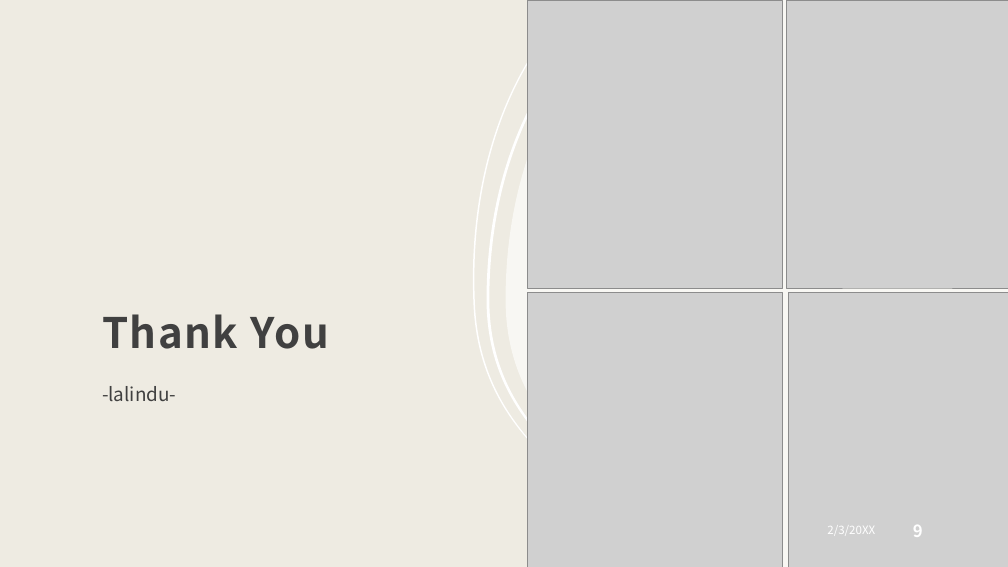
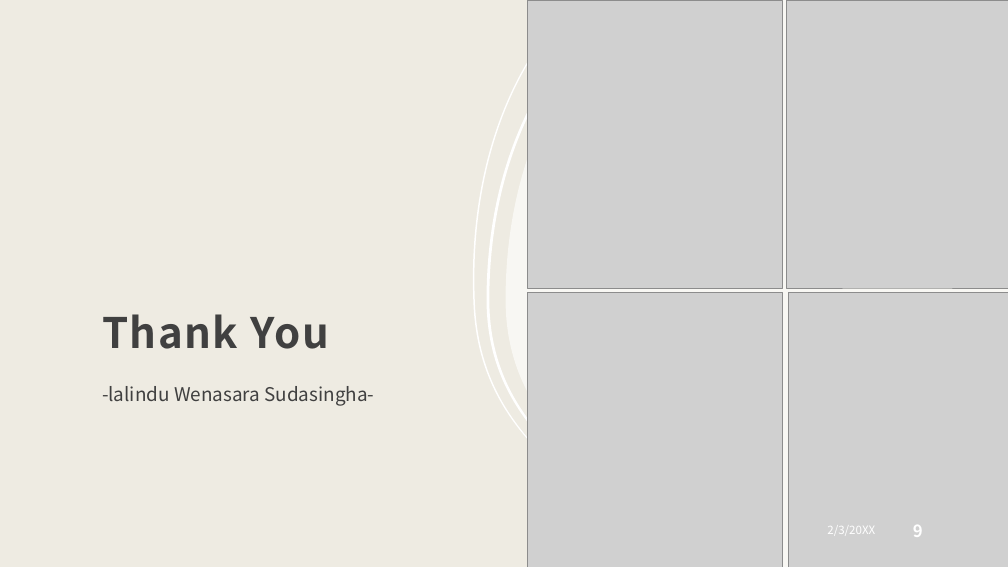
Before and after one commit to LalinduWenasara/Project-plante, a slide deck: slide 9 of Presentations/Proposal_Presentation.pptx. Drawn at 1008x567 pixels with LibreOffice and Linux fonts; fonts in the diff are those of the drawing; grey boxes stand for pictures. Boxes give left, top, right and bottom in pixels: in the first picture for what was removed or moved away, otherwise in the second. Text is boxed around its words. In the diff, an @@ line names an element or a change of style, - is before the commit and + after.

```diff
--- a/Presentations/Proposal_Presentation.pptx
+++ b/Presentations/Proposal_Presentation.pptx
@@ subtitle at box(102, 386, 374, 406): text changed @@
--lalindu-
+-lalindu Wenasara Sudasingha-
```
Also in this commit, not shown: 1 other file.
